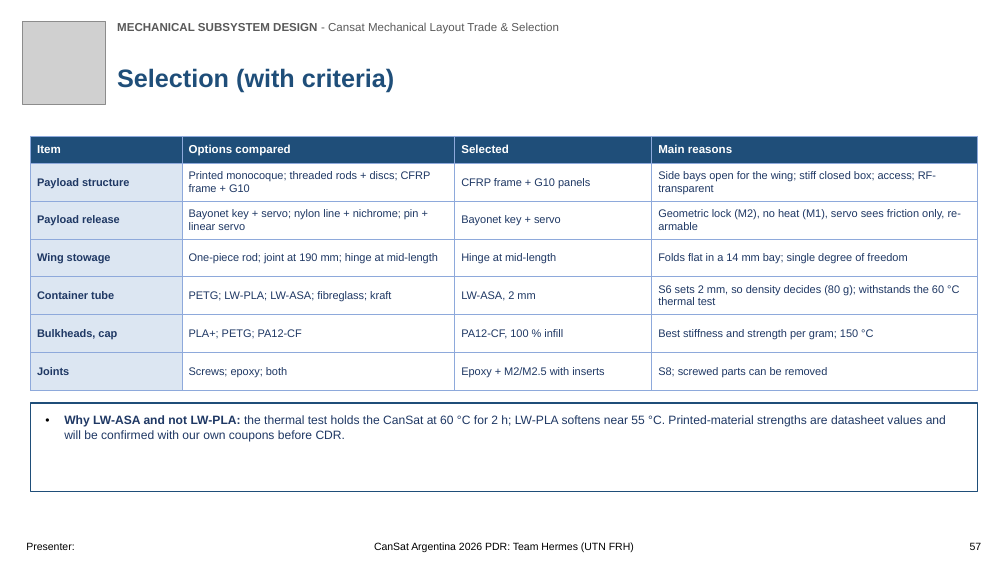
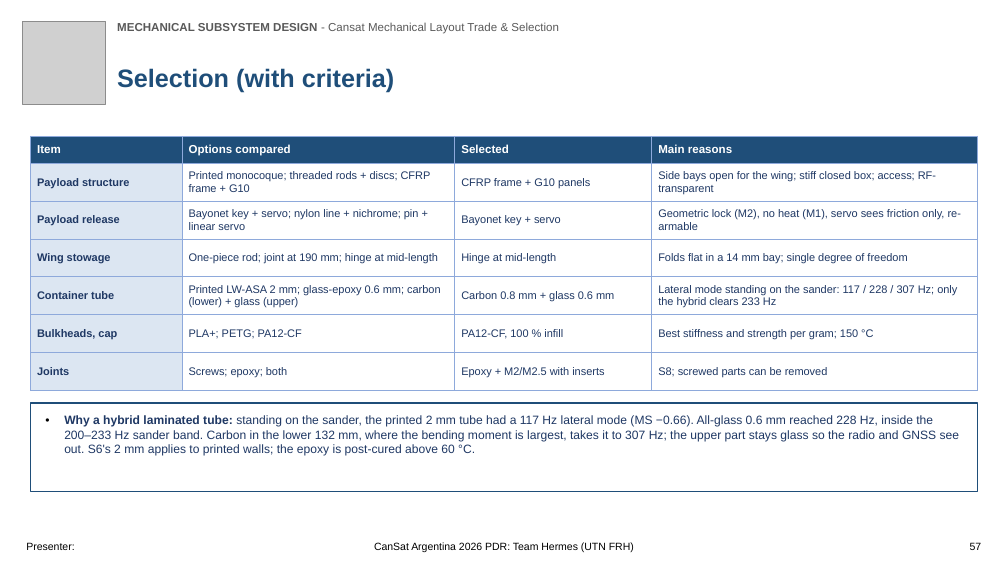
Before and after one commit to Caetano18/proyecto, a slide deck: slide 57 of cansat_pdr/laminas_plantilla/CanSat_PDR_Hermes_mecanica.pptx. Drawn at 1008x567 pixels with LibreOffice and Linux fonts; fonts in the diff are those of the drawing; grey boxes stand for pictures; background and template pictures are left out. Boxes give left, top, right and bottom in pixels: in the first picture for what was removed or moved away, otherwise in the second. Text is boxed around its words. In the diff, an @@ line names an element or a change of style, - is before the commit and + after.

```diff
--- a/cansat_pdr/laminas_plantilla/CanSat_PDR_Hermes_mecanica.pptx
+++ b/cansat_pdr/laminas_plantilla/CanSat_PDR_Hermes_mecanica.pptx
@@ table at (30, 136, 978, 390) @@
-row 5: Container tube | PETG; LW-PLA; LW-ASA; fibreglass; kraft | LW-ASA, 2 mm | S6 sets 2 mm, so density decides (80 g); withstands the 60 °C thermal test
+row 5: Container tube | Printed LW-ASA 2 mm; glass-epoxy 0.6 mm; carbon (lower) + glass (upper) | Carbon 0.8 mm + glass 0.6 mm | Lateral mode standing on the sander: 117 / 228 / 307 Hz; only the hybrid clears 233 Hz
@@ text in rectangle at (64, 415, 959, 456): text changed @@
-• Why LW-ASA and not LW-PLA: the thermal test holds the CanSat at 60 °C for 2 h; LW-PLA softens near 55 °C. Printed-material strengths are datasheet values and will be confirmed with our own coupons before CDR.
+• Why a hybrid laminated tube: standing on the sander, the printed 2 mm tube had a 117 Hz lateral mode (MS −0.66). All-glass 0.6 mm reached 228 Hz, inside the 200–233 Hz sander band. Carbon in the lower 132 mm, where the bending moment is largest, takes it to 307 Hz; the upper part stays glass so the radio and GNSS see out. S6's 2 mm applies to printed walls; the epoxy is post-cured above 60 °C.
```
Also in this commit, not shown: 16 other slides changed, 48 other files.
